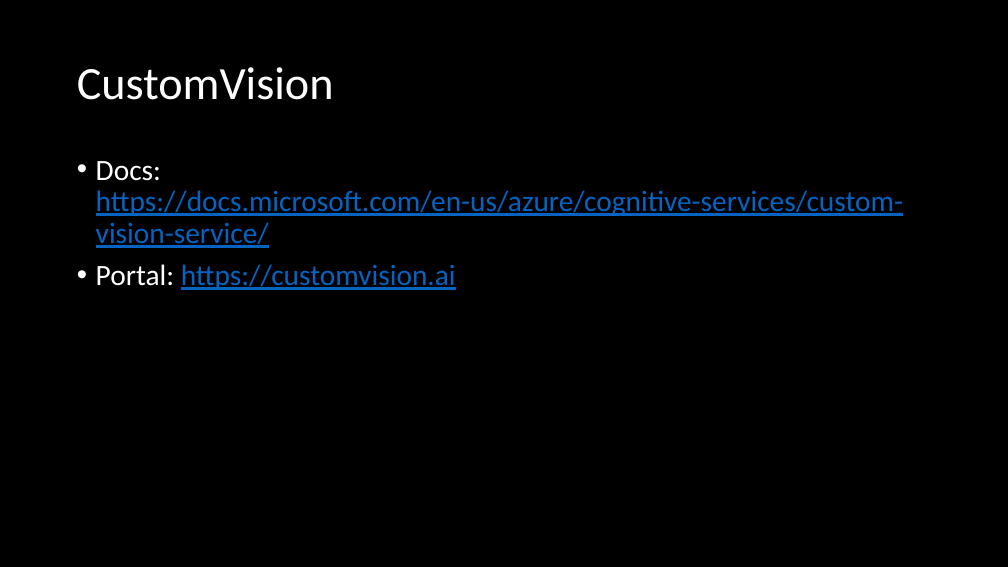
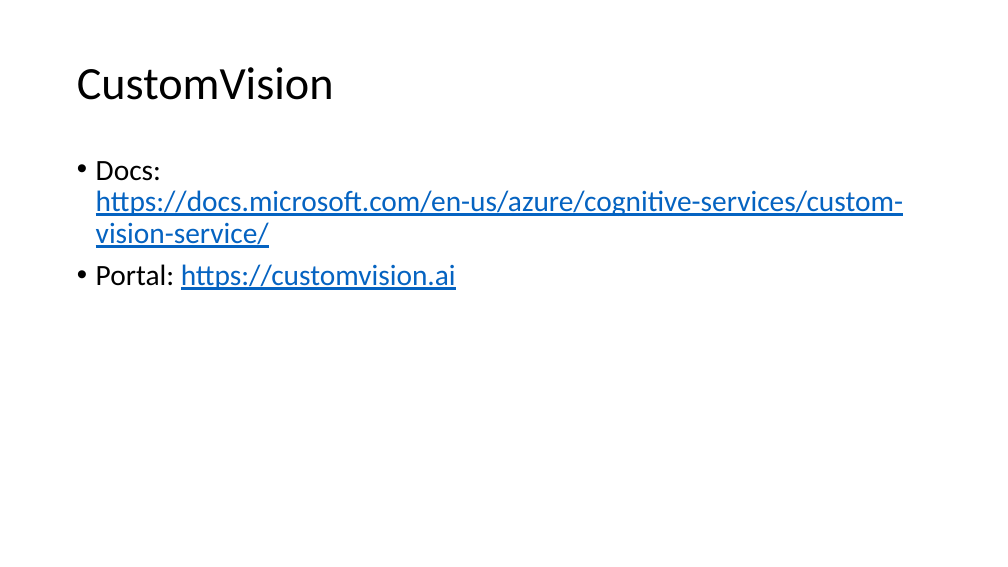
Before and after one commit to petejoha-sog/cognitive-workshop, a slide deck: slide 5 of Slides/CognitiveServicesInAzure.pptx (slide 3 before the commit). Drawn at 1008x567 pixels with LibreOffice and Linux fonts; fonts in the diff are those of the drawing. Boxes give left, top, right and bottom in pixels: in the first picture for what was removed or moved away, otherwise in the second. Text is boxed around its words. In the diff, an @@ line names an element or a change of style, - is before the commit and + after.

```diff
--- a/Slides/CognitiveServicesInAzure.pptx
+++ b/Slides/CognitiveServicesInAzure.pptx
@@ background #000000 to #FFFFFF @@
@@ title "CustomVision" at (x1=77, y1=67, x2=334, y2=100): text colour #FFFFFF to #000000 @@
@@ text "Docs: https://docs.microsoft.com/en-us/azure/cognitive-servi ..." at (x1=96, y1=161, x2=903, y2=290): text colour #FFFFFF to #000000 in "Docs:", "Portal:" @@
```
Also in this commit, not shown: 7 other slides changed, 7 slides added.
